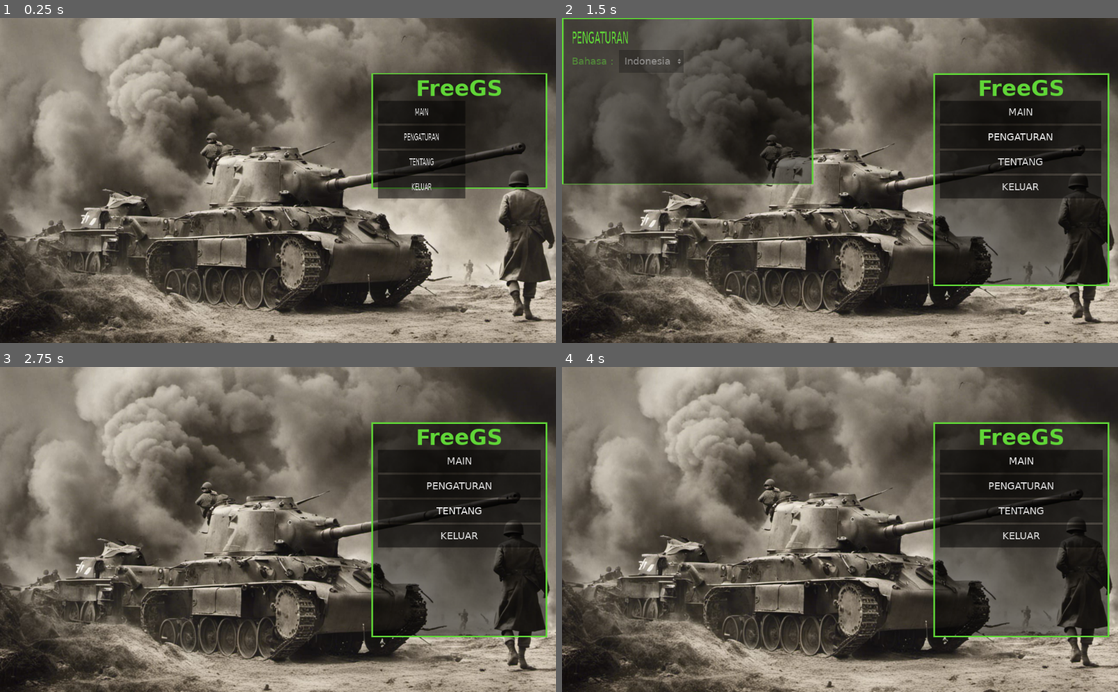
Above: before the commit, frames 1-4 (two rows, left to right).
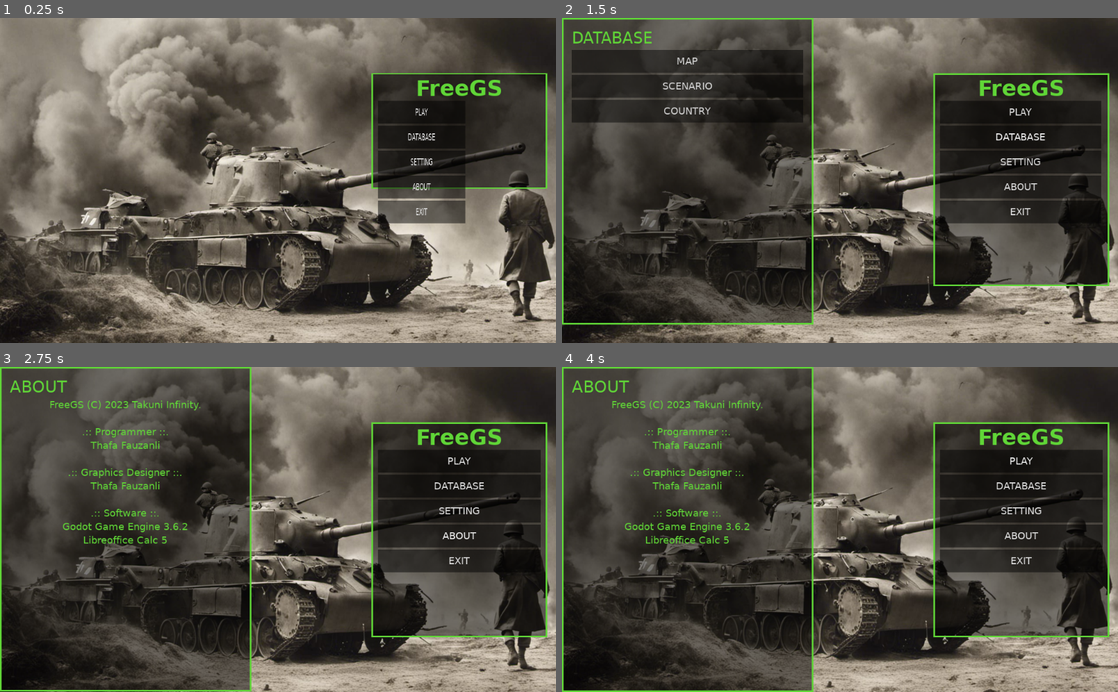
Above: after the commit, the same moments.

Repository: takuniinfinity/FreeGS
Game: Godot game, scene res://scene/menu.tscn
Two runs of this game, one before a commit and one after it. Both use one fixed random seed, a clock stepped at 60 frames per second and the inputs below.
Inputs (mouse positions are in pixels of both pictures, inside the frame that each line leads up to):
- Up to frame 1 (0.25 s): no input
- Up to frame 2 (1.5 s): click "PENGATURAN" (after the commit: "SETTING") at 0.5 s; click (1023, 138) at 1.25 s, where only the run after the commit has a clickable "DATABASE"
- Up to frame 3 (2.75 s): click "TENTANG" (after the commit: "ABOUT") at 2 s
- Up to frame 4 (4 s): click "MAIN" (after the commit: "PLAY") at 2.75 s; click "MAIN" (after the commit: "PLAY") at 3.5 s

The runs differ from the first frame. In frame 1, 1.3% of the frame differs, in the area x 68-84%, y 27-64%; in frame 2, 25%; in frame 3, 43%, in the area x 0-98%, y 0-100%; in frame 4, 43%.

Commit message:
create database feature UI

Diff:
--- a/asset/localization/lang.csv
+++ b/asset/localization/lang.csv
@@ -1,5 +1,6 @@
 ,id,en
 btn_play,MAIN,PLAY
+btn_database,PUSAT DATA,DATABASE
 btn_setting,PENGATURAN,SETTING
 btn_about,TENTANG,ABOUT
 btn_exit,KELUAR,EXIT
@@ -25,3 +26,6 @@
 .:: Software ::.
 Godot Game Engine 3.6.2
 Libreoffice Calc 5"
+btn_map,PETA,MAP
+btn_scenario,SKENARIO,SCENARIO
+btn_country,NEGARA,COUNTRY
--- a/scene/menu.gd
+++ b/scene/menu.gd
@@ -3,14 +3,20 @@
 # OPTION OBJECT
 var opt: Dictionary = {
 	"btn_about" : preload("res://scene/menu/credits.tscn"),
-	"btn_setting" : preload("res://scene/menu/setting.tscn")
+	"btn_setting" : preload("res://scene/menu/setting.tscn"),
+	"btn_database" : preload("res://scene/menu/database.tscn")
 }
+
+var cf: = ConfigFile.new()
 
 var waktu: float = 0.0
 const speed = 0.05
 
 func _ready() -> void:
-	TranslationServer.set_locale("id")
+	cf.load("user://config.ini")
+	var lang = cf.get_value("0", "language", "en")
+	TranslationServer.set_locale(lang)
+	cf.save("user://config.ini")
 	pass
 
 func _process(dt) -> void:
@@ -24,7 +30,6 @@
 func _keluar() -> void: get_tree().quit()
 
 func _boption_pressed(name: String) -> void:
-	print($panel_option.visible)
 	var proses: bool = $panel_option.is_processing()
 	if $panel_option.visible:
 		if $panel_option/container/label.text == name:
--- a/scene/menu.tscn
+++ b/scene/menu.tscn
@@ -71,29 +71,38 @@
 enabled_focus_mode = 0
 text = "btn_play"
 
-[node name="btn_setting" type="Button" parent="panel/container"]
+[node name="btn_database" type="Button" parent="panel/container"]
 material = ExtResource( 9 )
 margin_top = 46.0
 margin_right = 300.0
 margin_bottom = 88.0
 focus_mode = 0
 enabled_focus_mode = 0
-text = "btn_setting"
+text = "btn_database"
 
-[node name="btn_about" type="Button" parent="panel/container"]
+[node name="btn_setting" type="Button" parent="panel/container"]
 material = ExtResource( 9 )
 margin_top = 92.0
 margin_right = 300.0
 margin_bottom = 134.0
 focus_mode = 0
 enabled_focus_mode = 0
+text = "btn_setting"
+
+[node name="btn_about" type="Button" parent="panel/container"]
+material = ExtResource( 9 )
+margin_top = 138.0
+margin_right = 300.0
+margin_bottom = 180.0
+focus_mode = 0
+enabled_focus_mode = 0
 text = "btn_about"
 
 [node name="btn_exit" type="Button" parent="panel/container"]
 material = ExtResource( 9 )
-margin_top = 138.0
+margin_top = 184.0
 margin_right = 300.0
-margin_bottom = 180.0
+margin_bottom = 226.0
 focus_mode = 0
 enabled_focus_mode = 0
 text = "btn_exit"
@@ -122,6 +131,7 @@
 custom_fonts/font = ExtResource( 8 )
 text = "NAMA NYA APA"
 
+[connection signal="pressed" from="panel/container/btn_database" to="." method="_boption_pressed" binds= [ "btn_database" ]]
 [connection signal="pressed" from="panel/container/btn_setting" to="." method="_boption_pressed" binds= [ "btn_setting" ]]
 [connection signal="pressed" from="panel/container/btn_about" to="." method="_boption_pressed" binds= [ "btn_about" ]]
 [connection signal="pressed" from="panel/container/btn_exit" to="." method="_keluar"]
--- /dev/null
+++ b/scene/menu/database.tscn
@@ -0,0 +1,36 @@
+[gd_scene format=2]
+
+[node name="database" type="ScrollContainer"]
+margin_right = 12.0
+margin_bottom = 12.0
+size_flags_horizontal = 3
+size_flags_vertical = 3
+
+[node name="container" type="VBoxContainer" parent="."]
+margin_right = 93.0
+margin_bottom = 68.0
+size_flags_horizontal = 3
+size_flags_vertical = 3
+
+[node name="btn_map" type="Button" parent="container"]
+margin_right = 93.0
+margin_bottom = 20.0
+focus_mode = 0
+enabled_focus_mode = 0
+text = "btn_map"
+
+[node name="btn_scenario" type="Button" parent="container"]
+margin_top = 24.0
+margin_right = 93.0
+margin_bottom = 44.0
+focus_mode = 0
+enabled_focus_mode = 0
+text = "btn_scenario"
+
+[node name="btn_country" type="Button" parent="container"]
+margin_top = 48.0
+margin_right = 93.0
+margin_bottom = 68.0
+focus_mode = 0
+enabled_focus_mode = 0
+text = "btn_country"
--- a/scene/menu/setting.gd
+++ b/scene/menu/setting.gd
@@ -1,9 +1,19 @@
 extends ScrollContainer
 
 var lang: Array = ["id", "en"]
+onready var optionBtn = $container/language/OptionButton
+
+var cf: = ConfigFile.new()
 
 func _ready() -> void:
+	cf.load("user://config.ini")
+	optionBtn.select(lang.find(TranslationServer.get_locale(), 0))
 	pass
 
 func _on_OptionButton_item_selected(idx) -> void:
 	TranslationServer.set_locale(lang[idx])
+	cf.set_value("0", "language", lang[idx])
+
+
+func _on_setting_tree_exiting() -> void:
+	cf.save("user://config.ini")
--- a/scene/menu/setting.tscn
+++ b/scene/menu/setting.tscn
@@ -35,4 +35,5 @@
 items = [ "Indonesia", null, false, 0, null, "English", null, false, 1, null ]
 selected = 0
 
+[connection signal="tree_exiting" from="." to="." method="_on_setting_tree_exiting"]
 [connection signal="item_selected" from="container/language/OptionButton" to="." method="_on_OptionButton_item_selected"]
Binary file changed: asset/localization/lang.en.translation
Binary file changed: asset/localization/lang.id.translation
Not shown, removed: asset/localization/.~lock.lang.csv#
